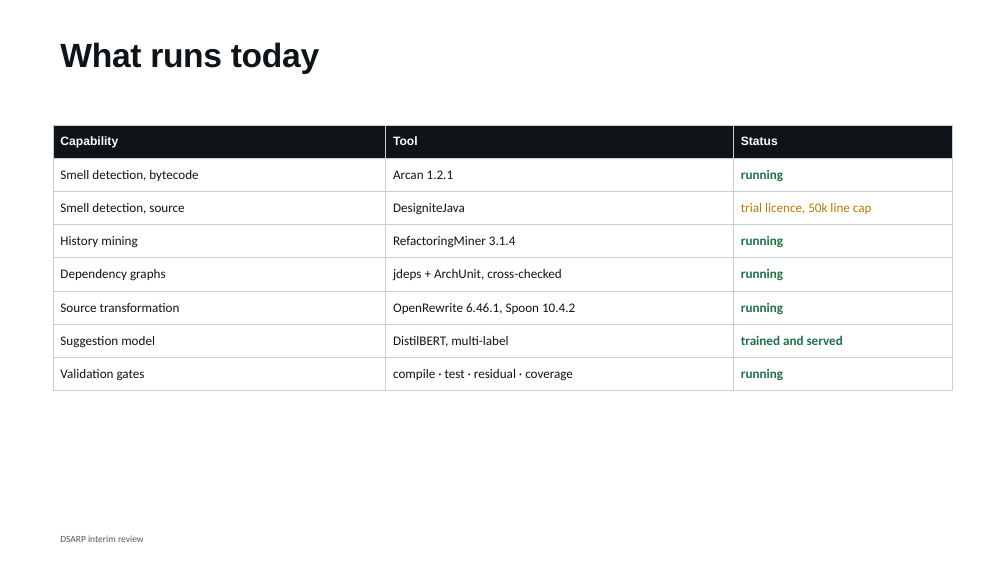
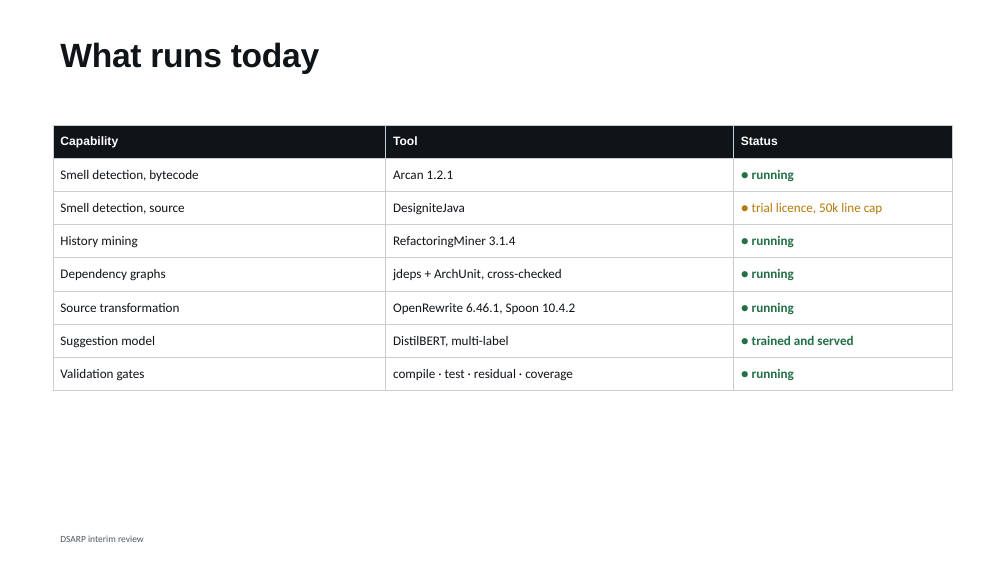
Before and after one commit to shimoriki/DSARPProject, a slide deck: slide 8 of docs/DSARP_interim_review.pptx (slide 5 before the commit). Drawn at 1008x567 pixels with LibreOffice and Linux fonts; fonts in the diff are those of the drawing. Boxes give left, top, right and bottom in pixels: in the first picture for what was removed or moved away, otherwise in the second. Text is boxed around its words. In the diff, an @@ line names an element or a change of style, - is before the commit and + after.

```diff
--- a/docs/DSARP_interim_review.pptx
+++ b/docs/DSARP_interim_review.pptx
@@ table at (53, 125, 953, 385) @@
-row 2, column 3: running
+row 2, column 3: ● running
-row 3, column 3: trial licence, 50k line cap
+row 3, column 3: ● trial licence, 50k line cap
-row 4, column 3: running
+row 4, column 3: ● running
-row 5, column 3: running
+row 5, column 3: ● running
-row 6, column 3: running
+row 6, column 3: ● running
-row 7, column 3: trained and served
+row 7, column 3: ● trained and served
-row 8, column 3: running
+row 8, column 3: ● running
```
Also in this commit, not shown: 6 other slides changed, 19 slides added, 1 slide removed, 9 other files.
